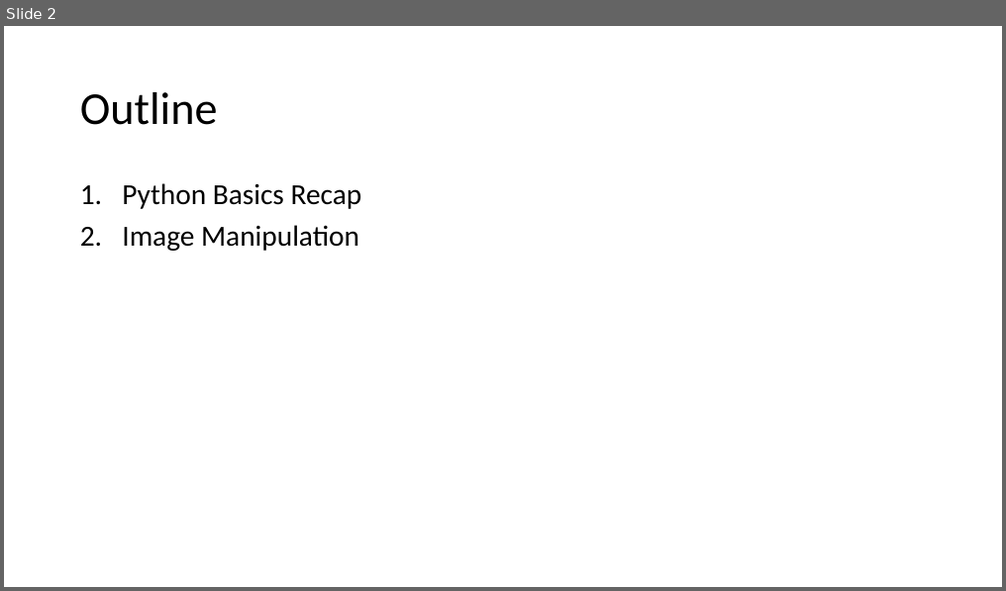
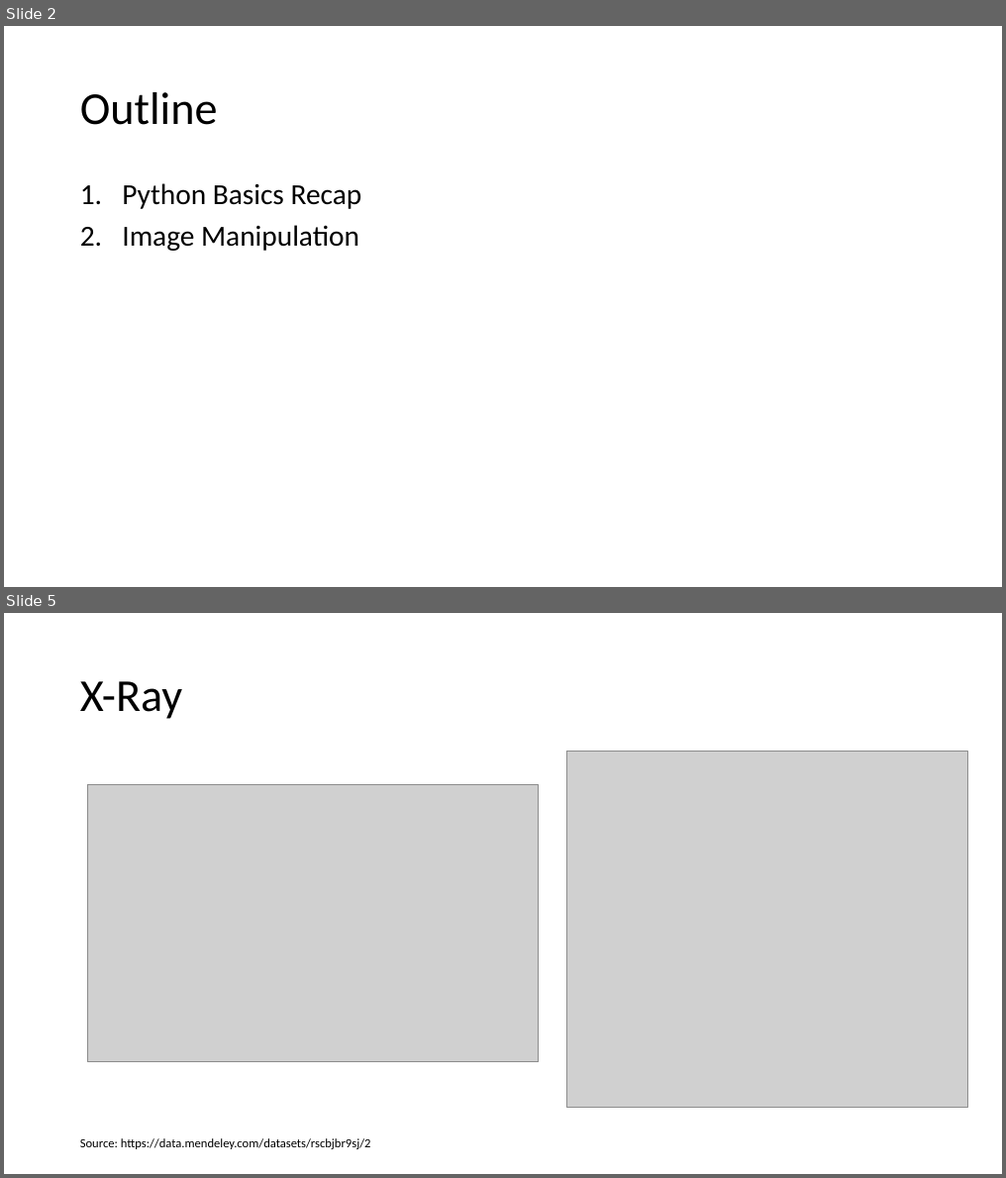
Before and after one commit to jjahanip/BIOF063, a slide deck: day_2/day_2.pptx. Shown one above the other, each under a label of ours: slide 2 before the commit, slides 2 and 5 after it; the slides between them are not shown. The pictures are 1006x591 and 1006x1178 pixels, drawn with LibreOffice and Linux fonts; fonts in the diff are those of the drawing; grey boxes stand for pictures. Boxes give left, top, right and bottom in pixels: in the first picture for what was removed or moved away, otherwise in the second. Text is boxed around its words. In the diff, an @@ line names an element or a change of style, - is before the commit and + after.

```diff
--- a/day_2/day_2.pptx
+++ b/day_2/day_2.pptx
@@ slide 5 added at [4, 613, 1002, 1174], background #FFFFFF @@
@@ title added at [80, 681, 183, 719], 44 pt, text #000000 @@
+X-Ray
@@ picture added at [567, 752, 967, 1108] @@
@@ picture added at [87, 784, 539, 1062] @@
@@ text added at [80, 1139, 371, 1150], 12 pt, text #000000 @@
+Source: https://data.mendeley.com/datasets/rscbjbr9sj/2
```
Also in this commit, not shown: 6 other slides added, 5 other files.
